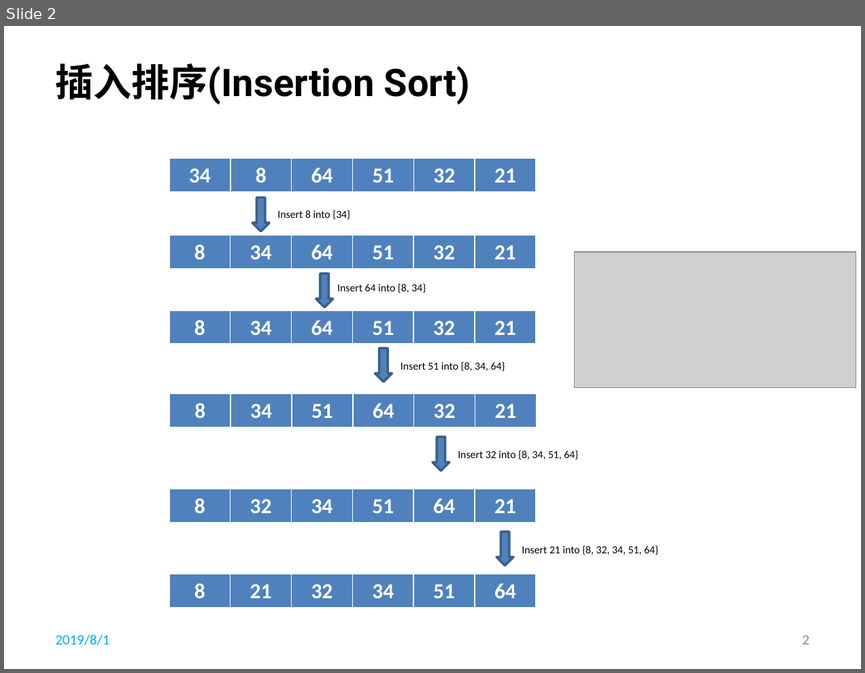
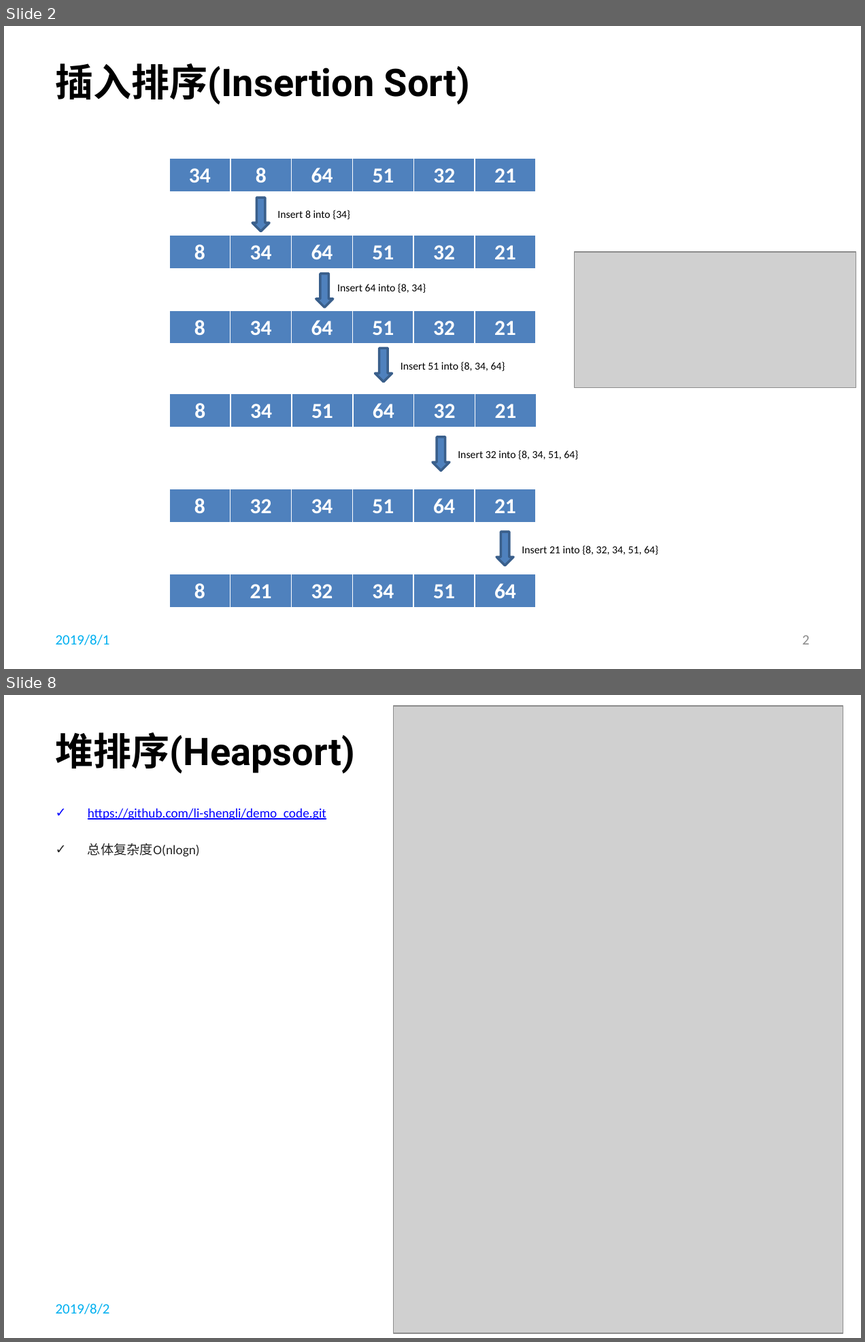
Before and after one commit to li-shengli/selfstudy, a slide deck: PPT/Data Structures and Algorithm Analysis in Java - Sorting.pptx. Shown one above the other, each under a label of ours: slide 2 before the commit, slides 2 and 8 after it; the slides between them are not shown. The pictures are 865x673 and 865x1342 pixels, drawn with LibreOffice and Linux fonts; fonts in the diff are those of the drawing; grey boxes stand for pictures; background and template pictures are left out. Boxes give left, top, right and bottom in pixels: in the first picture for what was removed or moved away, otherwise in the second. Text is boxed around its words. In the diff, an @@ line names an element or a change of style, - is before the commit and + after.

```diff
--- a/PPT/Data Structures and Algorithm Analysis in Java - Sorting.pptx
+++ b/PPT/Data Structures and Algorithm Analysis in Java - Sorting.pptx
@@ slide 8 added at (4,695,861,1338), background picture (left out) @@
@@ picture added at (393,706,843,1334) @@
@@ title added at (56,732,355,774), 32 pt, text #000000, bold @@
+堆排序(Heapsort)
@@ text added at (88,808,326,857), 11 pt, text #0000FF, underline @@
+✓ https://github.com/li-shengli/demo_code.git
+✓ 总体复杂度O(nlogn)
@@ text added at (56,1303,110,1314), 12 pt, text #00B0F0 @@
+2019/8/2
```
Also in this commit, not shown: 5 other slides added.
